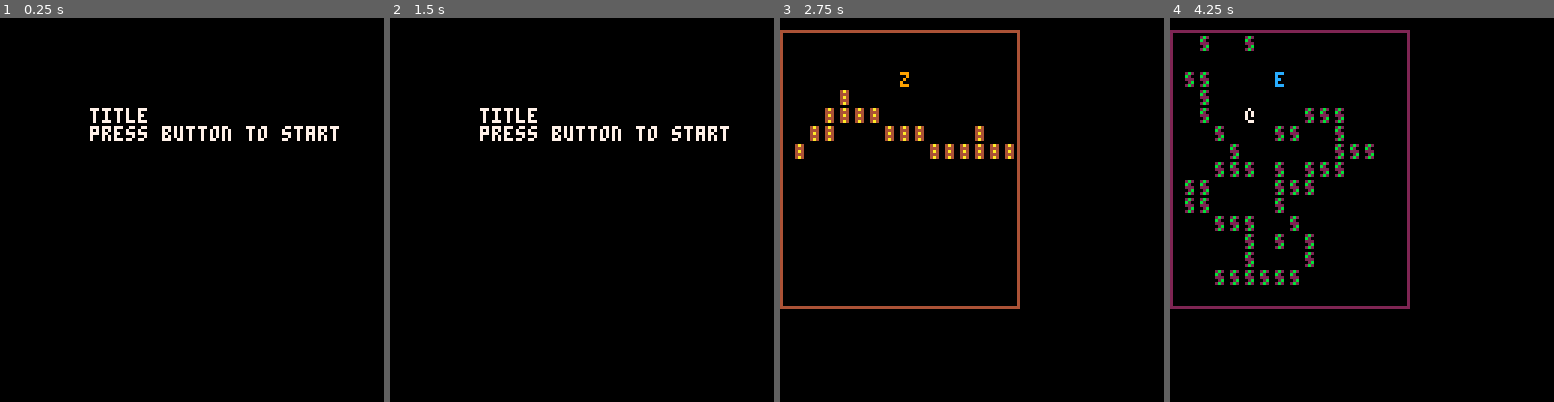
Above: before the commit, frames 1-4 (left to right).
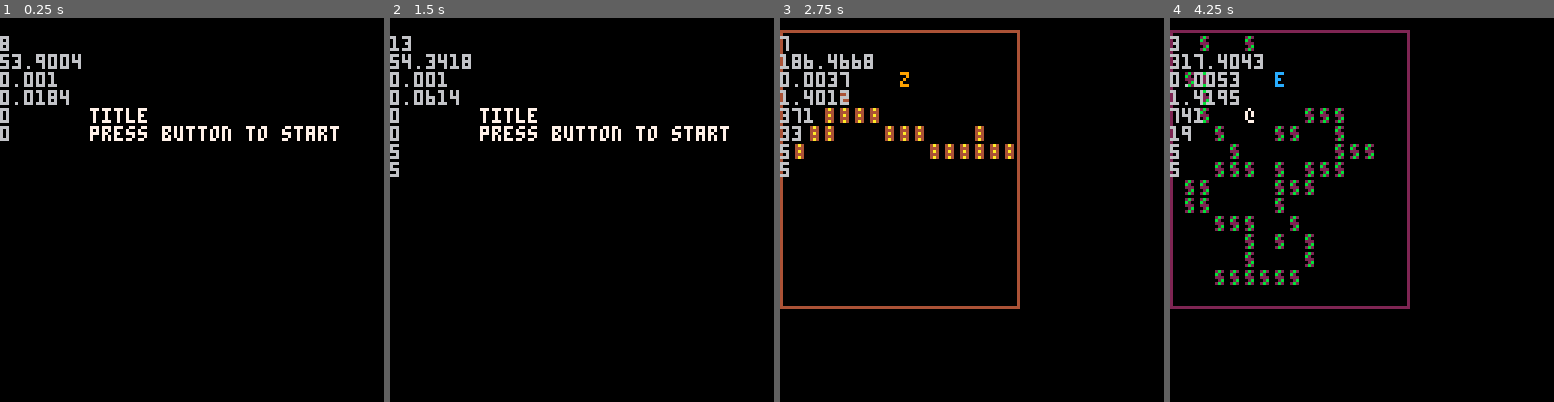
Above: after the commit, the same moments.

Repository: arnodick/castle
Game: PICO-8 cartridge castle.p8
Two runs of this game, one before a commit and one after it. Both use one fixed random seed, a clock stepped at 60 frames per second and the inputs below.
Inputs:
- Up to frame 1 (0.25 s): no input
- Up to frame 2 (1.5 s): tap X (X key) at 0.33, 1.07 s; tap O (Z key) at 0.7 s
- Up to frame 3 (2.75 s): hold Right 1.6-2.1 s; tap O (Z key) at 1.7, 2.1, 2.5 s; tap X (X key) at 1.85 s; hold Up 2.15-2.42 s; hold Right from 2.47 s (still down)
- Up to frame 4 (4.25 s): tap O (Z key) every 0.4 s from 2.9 to 4.1 s; tap X (X key) at 2.97, 4.08 s; release Right at 3.03 s; hold Left 3.08-3.58 s; hold Down 3.63-3.97 s; hold Right from 4.02 s (still down)

The runs differ from the first frame. In frame 1, 1.2% of the frame differs, in the area x 0-22%, y 4-33%; in frame 2, 1.4%; in frame 3, 1.5%, in the area x 0-25%, y 4-42%; in frame 4, 1.5%.

Commit message:
oob working

Diff:
--- a/castle.p8
+++ b/castle.p8
@@ -4,7 +4,7 @@
 --cash castle
 --by ashley pringle
 
-debug=false
+debug=true
 debug_l={}
 debug_l[4]=0
 
@@ -17,7 +17,10 @@
 	end
 	debug_l[5]=#actors
 	debug_l[6]=#actors.creatures
-	debug_l[7]=#actortypes
+	if p!=nil then
+	debug_l[7]=p.x
+	debug_l[8]=p.y
+	end
 end
 
 function actortypes_i(l)
@@ -197,6 +200,14 @@
 	if d==2 then dire[1]= 1 end
 	if d==4 then dire[2]=-1 end
 	if d==8 then dire[2]= 1 end
+	return dire
+end
+
+function actoroob(a,dire)
+	if a.x+dire[1]<1       then dire[1]=room_w-2 end
+	if a.x+dire[1]>=room_w then dire[1]=-room_w+2 end
+	if a.y+dire[2]<1       then dire[2]=room_w-2 end
+	if a.y+dire[2]>=room_w then dire[2]=-room_w+2 end
 	return dire
 end
 
@@ -262,10 +273,8 @@
 	if d!=0 then
 		local dire=direction(d)
 
-		if a.x+dire[1]<1 then a.x=room_w end
-		if a.x+dire[1]>=room_w then a.x=1 end
-		if a.y+dire[2]<1 then a.y=room_w end
-		if a.y+dire[2]>=room_w then a.y=1 end
+		dire=actoroob(a,dire)
+
 		if mget(a.x+dire[1],a.y+dire[2])==0 then
 			mset(a.x,a.y,0)
 			a.x+=dire[1] a.y+=dire[2]
